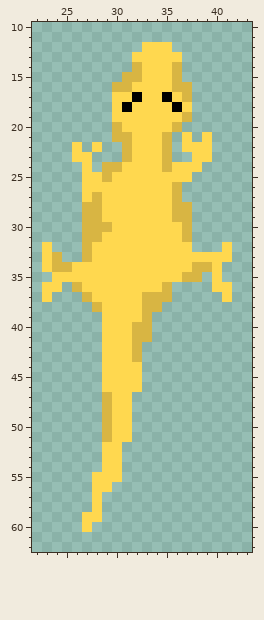
Pixel-art sprite -- CloneGame/Dino/dino4.png. That is the earlier state.
The file is 64x64 pixels. Shown: x 22..43, y 10..62.
After:
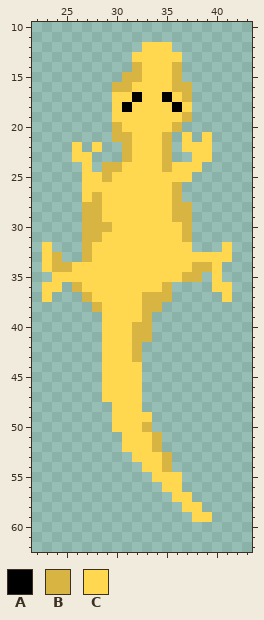
Palette (. is transparent): A #000000  B #d8b543  C #ffd84f
Changes in this commit:
@@ x 22..43 @@
 46 .......CCCC...........
-47 .......BCC............
-48 .......BCC............
-49 .......BCC............
-50 .......BCC............
-51 .......BCC............
-52 .......CC.............
-53 .......CC.............
-54 .......CC.............
-55 ......CCC.............
-56 ......CC..............
-57 ......C...............
-58 ......C...............
-59 .....CC...............
-60 .....C................
+47 .......CCCC...........
+48 ........CCC...........
+49 ........CCCC..........
+50 ........CCCB..........
+51 .........CCCB.........
+52 .........CCCB.........
+53 ..........CCCB........
+54 ...........CCB........
+55 ............CCC.......
+56 .............CC.......
+57 ..............CC......
+58 ...............CC.....
+59 ................CC....
+60 ......................
 61 ......................
Pixel boxes of the changes (left, top, right, bottom) in both pictures:
changed: (82, 392, 212, 532)
